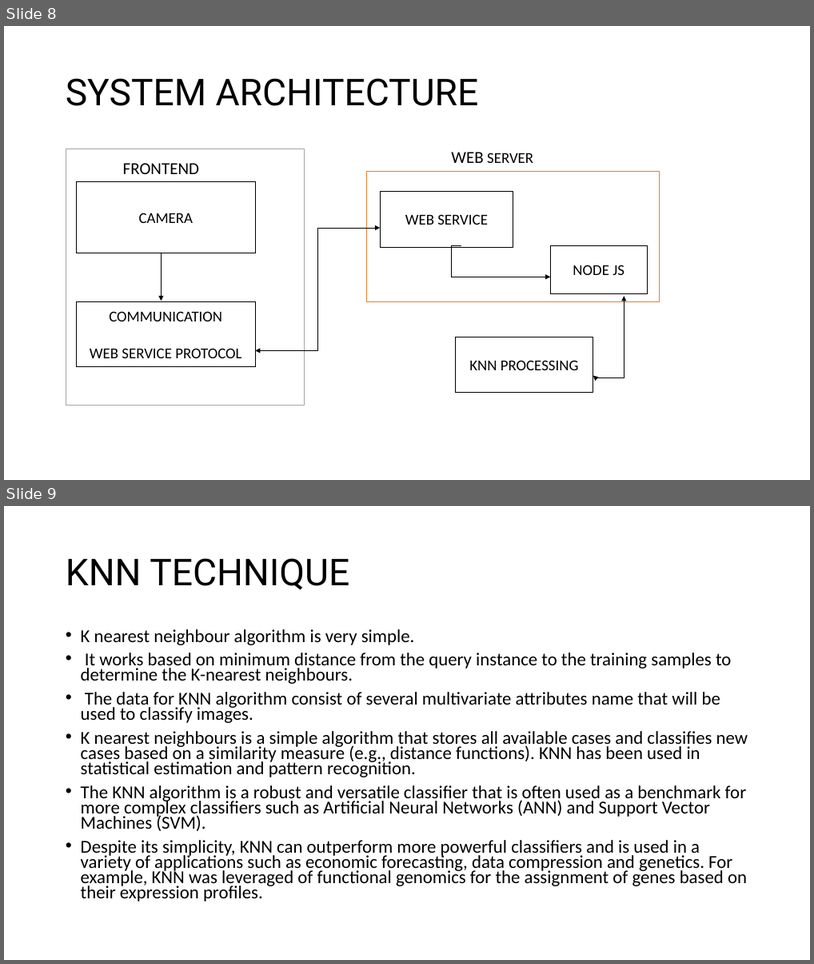
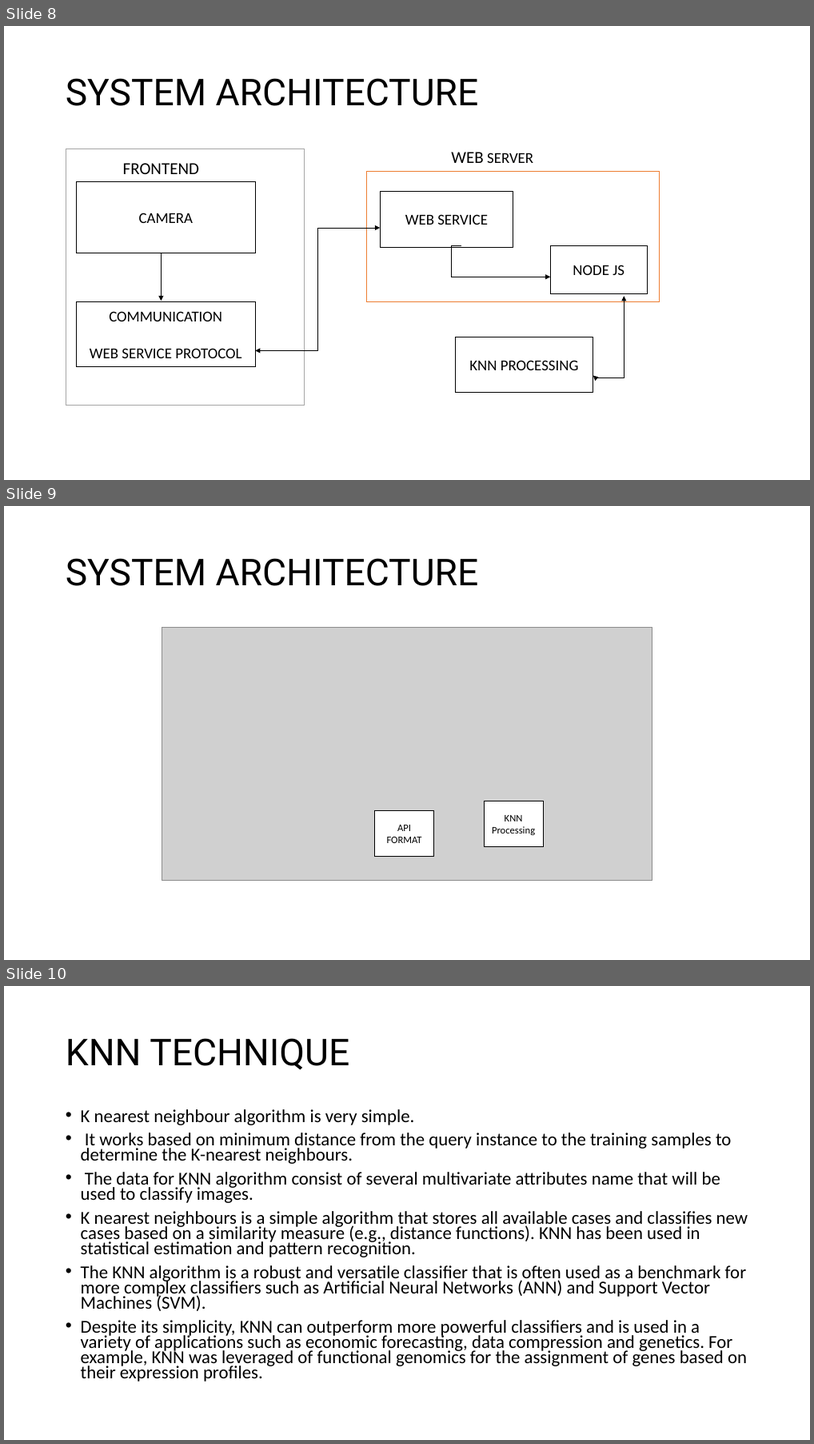
Before and after one commit to Sriram-Karthick-k/final-year-project, a slide deck: final/1st review/FAKE CURRENCY DETECTION USING IMAGE PROCESSING.pptx. Shown one above the other, each under a label of ours: slides 8 and 9 before the commit, slides 8, 9 and 10 after it. The pictures are 814x964 and 814x1444 pixels, drawn with LibreOffice and Linux fonts; fonts in the diff are those of the drawing; grey boxes stand for pictures. Boxes give left, top, right and bottom in pixels: in the first picture for what was removed or moved away, otherwise in the second. Text is boxed around its words. In the diff, an @@ line names an element or a change of style, - is before the commit and + after.

```diff
--- a/final/1st review/FAKE CURRENCY DETECTION USING IMAGE PROCESSING.pptx
+++ b/final/1st review/FAKE CURRENCY DETECTION USING IMAGE PROCESSING.pptx
@@ slide 9 added at (x1=4, y1=506, x2=810, y2=960), background #FFFFFF @@
@@ title added at (x1=66, y1=558, x2=479, y2=586), 44 pt, text #000000 @@
+SYSTEM ARCHITECTURE
@@ picture added at (x1=162, y1=627, x2=653, y2=880) @@
@@ rectangle added at (x1=375, y1=810, x2=434, y2=856), fill #FFFFFF, outline #000000 1 pt, 12 pt, text #000000 @@
+API FORMAT
@@ rectangle added at (x1=484, y1=800, x2=544, y2=847), fill #FFFFFF, outline #000000 1 pt, 12 pt, text #000000 @@
+KNN Processing
@@ what was slide 9 is now slide 10 @@
```
